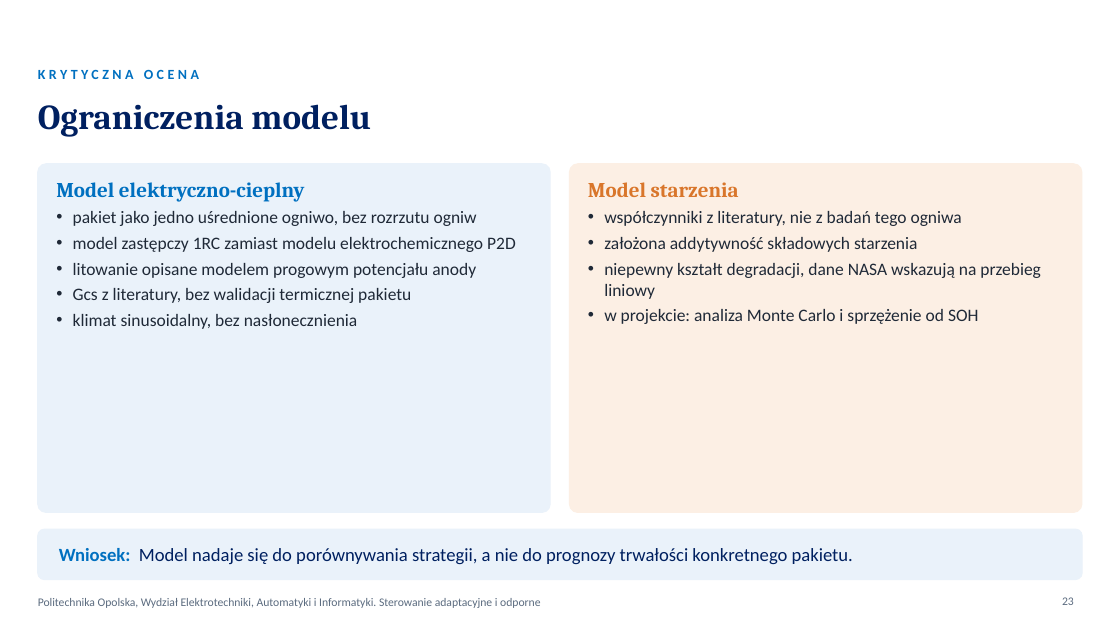
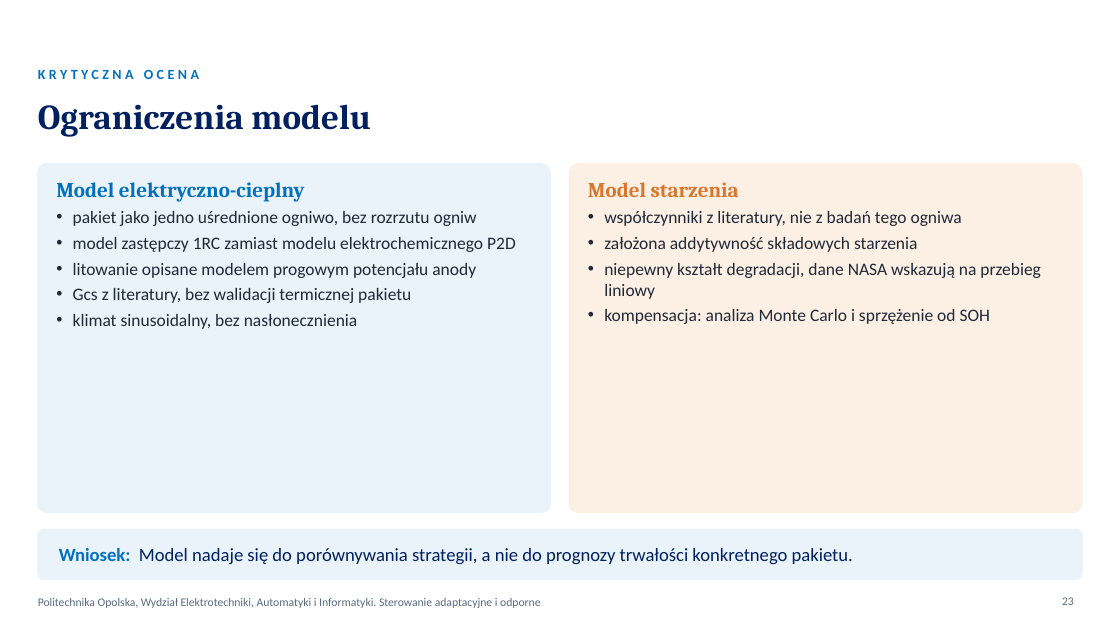
Before and after one commit to KarolFabianek/Adaptive-and-robust-control, a slide deck: slide 23 of Prezentacja/BTMS_WYKLAD_FABIANEK_FORTUNA.pptx. Drawn at 1120x630 pixels with LibreOffice and Linux fonts; fonts in the diff are those of the drawing; background and template pictures are left out. Boxes give left, top, right and bottom in pixels: in the first picture for what was removed or moved away, otherwise in the second. Text is boxed around its words. In the diff, an @@ line names an element or a change of style, - is before the commit and + after.

Commit message:
Prezentacje: naukowe podsumowanie wyników
- usunięte slajdy z instrukcją uruchamiania i ćwiczeniami
- slajd o zjawiskach uwzględnionych w modelu zamiast porównania z wykładem
- Simulink przedstawiony jako niezależna weryfikacja implementacji
- sześć wniosków naukowych opartych na wynikach
- wykład: wyniki długoterminowe zamiast zapowiedzi projektu
- legendy wykresów E01 i E03 bez odwołań do wykładu
- skrypt wystąpień zgodny z nowymi slajdami

```diff
--- a/Prezentacja/BTMS_WYKLAD_FABIANEK_FORTUNA.pptx
+++ b/Prezentacja/BTMS_WYKLAD_FABIANEK_FORTUNA.pptx
@@ text at <box>604,309,990,324</box>: text changed @@
-• w projekcie: analiza Monte Carlo i sprzężenie od SOH
+• kompensacja: analiza Monte Carlo i sprzężenie od SOH
```
Also in this commit, not shown: 7 other slides changed, 15 other files.
